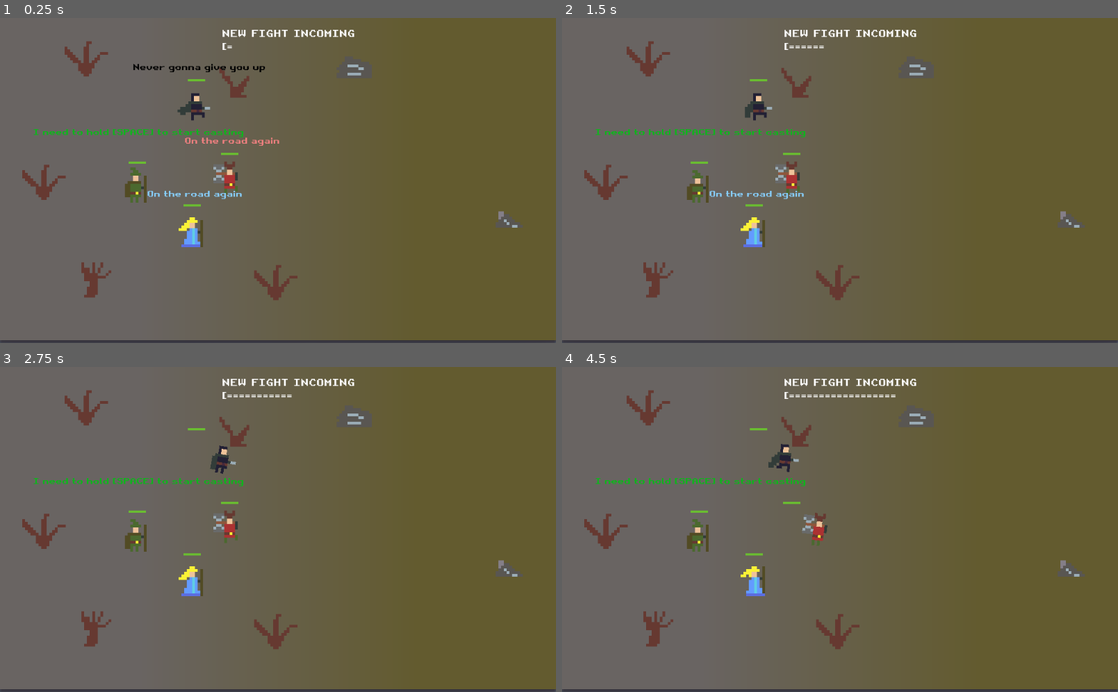
Above: before the commit, frames 1-4 (two rows, left to right).
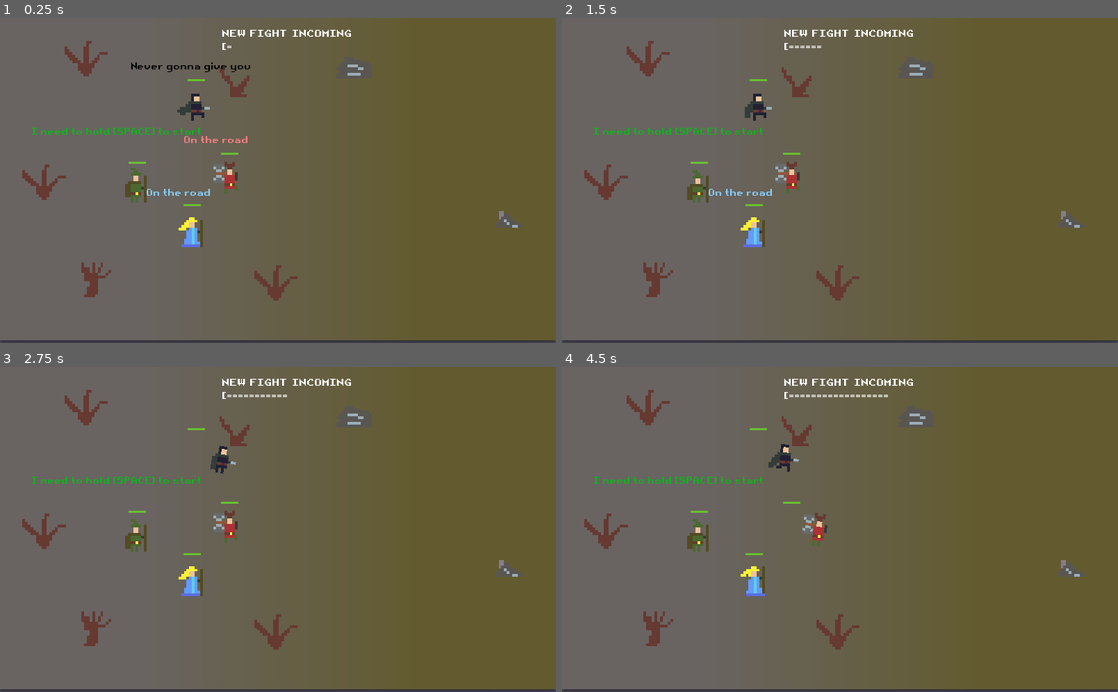
Above: after the commit, the same moments.

Repository: Mastoast/-LDJam49
Game: Godot game, scene res://Scenes/Desktop.tscn
Same seed, same stepped clock (60 frames per second), same inputs: the game is played once before the commit and once after it.
Inputs:
- Up to frame 1 (0.25 s): no input
- Up to frame 2 (1.5 s): tap Enter at 0.5 s; hold Ctrl 0.53-1.28 s; tap H at 0.8, 1.35 s
- Up to frame 3 (2.75 s): tap Ctrl at 1.55 s; hold Ctrl from 2.03 s (still down); tap H at 2.3 s
- Up to frame 4 (4.5 s): release Ctrl at 2.78 s; tap H at 2.85 s; tap Ctrl at 3.05 s; hold H 3.53-4.28 s; tap Backspace at 3.6 s; tap Enter at 4.35 s

The runs differ from the first frame. In frame 1, 1.5% of the frame differs, in the area x 5-95%, y 3-87%; in frame 2, 1.1%; in frame 3, 1.0%; in frame 4, 1.1%.

Commit message:
a better game

Diff:
--- a/Scenes/Desktop.tscn
+++ b/Scenes/Desktop.tscn
@@ -22,7 +22,7 @@
 func _ready():
 	$desktop/WindowDialog.popup_centered()
 	$desktop/WindowDialog.get_close_button().hide()
-	$UpdateOSWindow.get_close_button().hide()
+	$Sprite/UpdateOSWindow.get_close_button().hide()
 	Global.spell_count = 0
 	Global.player_alive = 4
 	Global.is_connected = true
@@ -53,9 +53,10 @@
 	$desktop/WindowDialog/MMO.visible = Global.is_connected
 	$desktop/WindowDialog/DisconnectedScreen.visible = !Global.is_connected
 
-	if $UpdateOSWindow.visible and Input.is_key_pressed(KEY_CONTROL) and Input.is_key_pressed(KEY_H):
-		$UpdateOSWindow.visible = false
-		$AnimationPlayer.play_backwards(\"Zoom\")
+	if $Sprite/UpdateOSWindow.visible and Input.is_key_pressed(KEY_CONTROL) and Input.is_key_pressed(KEY_H):
+		$Sprite/UpdateOSWindow.visible = false
+		if Global.is_connected:
+			$AnimationPlayer.play_backwards(\"Zoom\")
 
 	 # Print text in box
 	if $ColorRect/ColorRect2/RichTextLabel.visible_characters < $ColorRect/ColorRect2/RichTextLabel.text.length():
@@ -82,9 +83,9 @@
 
 
 func _on_EventTimer_timeout():
-	if !$UpdateOSWindow.visible:
+	if !$Sprite/UpdateOSWindow.visible:
 		$AnimationPlayer.play(\"Zoom\")
-		$UpdateOSWindow.visible = true
+		$Sprite/UpdateOSWindow.visible = true
 		$EventTimer.start(rand_range(18.0, 20))
 "
 
@@ -293,7 +294,10 @@
 scale = Vector2( 2, 2 )
 texture = ExtResource( 4 )
 
-[node name="UpdateOSWindow" type="WindowDialog" parent="."]
+[node name="Sprite" type="CanvasLayer" parent="."]
+follow_viewport_enable = true
+
+[node name="UpdateOSWindow" type="WindowDialog" parent="Sprite"]
 visible = true
 margin_left = 314.0
 margin_top = 231.0
@@ -304,7 +308,7 @@
 "_edit_use_anchors_": false
 }
 
-[node name="RichTextLabel" type="RichTextLabel" parent="UpdateOSWindow"]
+[node name="RichTextLabel" type="RichTextLabel" parent="Sprite/UpdateOSWindow"]
 anchor_right = 1.0
 anchor_bottom = 1.0
 margin_left = 32.0
@@ -317,14 +321,14 @@
 "_edit_use_anchors_": false
 }
 
-[node name="Button" type="Button" parent="UpdateOSWindow"]
+[node name="Button" type="Button" parent="Sprite/UpdateOSWindow"]
 margin_left = 126.714
 margin_top = 226.633
 margin_right = 208.714
 margin_bottom = 262.633
 text = "Yes"
 
-[node name="Button2" type="Button" parent="UpdateOSWindow"]
+[node name="Button2" type="Button" parent="Sprite/UpdateOSWindow"]
 margin_left = 350.084
 margin_top = 228.878
 margin_right = 432.084
--- /dev/null
+++ b/Scenes/Node2D.tscn
@@ -0,0 +1,91 @@
+[gd_scene load_steps=8 format=2]
+
+[ext_resource path="res://Objects/healer.tscn" type="PackedScene" id=1]
+[ext_resource path="res://Objects/rogue.tscn" type="PackedScene" id=2]
+[ext_resource path="res://Objects/mage.tscn" type="PackedScene" id=3]
+[ext_resource path="res://Objects/warrior.tscn" type="PackedScene" id=4]
+[ext_resource path="res://Sprites/environement.png" type="Texture" id=5]
+
+[sub_resource type="Gradient" id=1]
+colors = PoolColorArray( 0.0393066, 0.359375, 0.0668125, 1, 0.308594, 0.254349, 0.254349, 1 )
+
+[sub_resource type="GradientTexture" id=2]
+gradient = SubResource( 1 )
+
+[node name="Node2D" type="Node2D"]
+
+[node name="warrior" parent="." instance=ExtResource( 4 )]
+position = Vector2( 243.78, 184.862 )
+
+[node name="rogue" parent="." instance=ExtResource( 2 )]
+position = Vector2( 262.052, 338.409 )
+scale = Vector2( -1, 1 )
+
+[node name="mage" parent="." instance=ExtResource( 3 )]
+position = Vector2( 327.364, 278.75 )
+scale = Vector2( -1, 1 )
+
+[node name="healer" parent="." instance=ExtResource( 1 )]
+position = Vector2( 172.492, 275.403 )
+
+[node name="environement" type="Sprite" parent="."]
+position = Vector2( 131.213, 486.757 )
+scale = Vector2( 5, 5 )
+texture = ExtResource( 5 )
+region_enabled = true
+region_rect = Rect2( 0, 0, 16, 16 )
+
+[node name="environement2" type="Sprite" parent="."]
+position = Vector2( 604.944, 441.4 )
+scale = Vector2( 5, 5 )
+texture = ExtResource( 5 )
+region_enabled = true
+region_rect = Rect2( 0, 0, 16, 16 )
+
+[node name="environement3" type="Sprite" parent="."]
+position = Vector2( 352.959, 126.42 )
+scale = Vector2( 5, 5 )
+texture = ExtResource( 5 )
+region_enabled = true
+region_rect = Rect2( 0, 0, 16, 16 )
+
+[node name="environement4" type="Sprite" parent="."]
+position = Vector2( 106.015, 159.178 )
+scale = Vector2( 5, 5 )
+texture = ExtResource( 5 )
+region_enabled = true
+region_rect = Rect2( 0, 0, 16, 16 )
+
+[node name="environement5" type="Sprite" parent="."]
+position = Vector2( 75.7769, 373.364 )
+scale = Vector2( 5, 5 )
+texture = ExtResource( 5 )
+region_enabled = true
+region_rect = Rect2( 0, 0, 16, 16 )
+
+[node name="environement6" type="Sprite" parent="."]
+position = Vector2( 74.5169, 282.65 )
+scale = Vector2( 5, 5 )
+texture = ExtResource( 5 )
+region_enabled = true
+region_rect = Rect2( 0, 0, 16, 16 )
+
+[node name="environement7" type="Sprite" parent="."]
+position = Vector2( 155.152, 383.444 )
+scale = Vector2( 5, 5 )
+texture = ExtResource( 5 )
+region_enabled = true
+region_rect = Rect2( 0, 0, 16, 16 )
+
+[node name="environement8" type="Sprite" parent="."]
+position = Vector2( 441.154, 198.236 )
+scale = Vector2( 5, 5 )
+texture = ExtResource( 5 )
+region_enabled = true
+region_rect = Rect2( 0, 0, 16, 16 )
+
+[node name="Sprite" type="Sprite" parent="."]
+position = Vector2( 432.773, 351.702 )
+scale = Vector2( 0.457156, 882.294 )
+z_index = -15
+texture = SubResource( 2 )
--- a/Scenes/Spatial.tscn
+++ /dev/null
@@ -1,83 +0,0 @@
-[gd_scene load_steps=10 format=2]
-
-[ext_resource path="res://Scenes/MMO.tscn" type="PackedScene" id=1]
-[ext_resource path="res://Sprites/desk_texture.png" type="Texture" id=2]
-
-[sub_resource type="GDScript" id=1]
-script/source = "extends Spatial
-
-
-# Declare member variables here. Examples:
-# var a = 2
-# var b = \"text\"
-
-
-# Called when the node enters the scene tree for the first time.
-func _ready():
-	$Viewport.set_clear_mode(Viewport.CLEAR_MODE_ONLY_NEXT_FRAME)
-
-	yield(get_tree(), \"idle_frame\")
-	yield(get_tree(), \"idle_frame\")
-
-	$ViewportMesh.material_override.albedo_texture = $Viewport.get_texture()
-
-# Called every frame. 'delta' is the elapsed time since the previous frame.
-#func _process(delta):
-#	pass
-"
-
-[sub_resource type="SpatialMaterial" id=2]
-albedo_texture = ExtResource( 2 )
-
-[sub_resource type="SpatialMaterial" id=3]
-albedo_color = Color( 0.0509804, 0.0235294, 0.0235294, 1 )
-
-[sub_resource type="SpatialMaterial" id=4]
-
-[sub_resource type="PlaneMesh" id=5]
-
-[sub_resource type="SpatialMaterial" id=6]
-albedo_color = Color( 0, 0, 0, 1 )
-
-[sub_resource type="SpatialMaterial" id=7]
-albedo_texture = ExtResource( 2 )
-metallic = 0.72
-
-[node name="Spatial" type="Spatial"]
-script = SubResource( 1 )
-
-[node name="Camera" type="Camera" parent="."]
-transform = Transform( 1, 0, 0, 0, 1, 0, 0, 0, 1, 0, 1.19382, 1.09152 )
-
-[node name="desk" type="CSGBox" parent="."]
-transform = Transform( 3.36144, 0, 0, 0, 0.114225, 0, 0, 0, 1.83863, 0, 0, -1.31289 )
-material_override = SubResource( 2 )
-
-[node name="screen" type="CSGBox" parent="."]
-transform = Transform( 1.28797, 0, 0, 0, 1.16275, 0, 0, 0, 0.0141691, -0.0166273, 1.60826, -1.23364 )
-material = SubResource( 3 )
-
-[node name="ViewportMesh" type="MeshInstance" parent="."]
-transform = Transform( 1.07241, 0, 0, 0, -4.37114e-08, -1, 0, 1, -4.37114e-08, -0.0244942, 1.59783, -1.11037 )
-material_override = SubResource( 4 )
-mesh = SubResource( 5 )
-material/0 = null
-
-[node name="Viewport" type="Viewport" parent="."]
-size = Vector2( 1024, 600 )
-render_target_v_flip = true
-
-[node name="MMO" parent="Viewport" instance=ExtResource( 1 )]
-
-[node name="SpotLight" type="SpotLight" parent="."]
-transform = Transform( 1, 0, 0, 0, -0.13805, 0.990425, 0, -0.990425, -0.13805, -3.79756, 14.0865, 3.63303 )
-spot_range = 4.89752
-spot_angle = 44.1404
-
-[node name="CSGBox" type="CSGBox" parent="."]
-transform = Transform( 0.505545, 0, 0, 0, 0.299199, 0, 0, 0, 0.326589, 0, 0.189046, -1.31906 )
-material_override = SubResource( 6 )
-
-[node name="CSGBox2" type="CSGBox" parent="."]
-transform = Transform( 17.7977, 0, 0, 0, 16.8141, 0, 0, 0, 1, 0, 0, -6.24739 )
-material_override = SubResource( 7 )
--- a/Scripts/hero.gd
+++ b/Scripts/hero.gd
@@ -30,7 +30,6 @@
 	$ShaderAnimationPlayer.play("hit")
 	if randi()%100 < 15:
 		var text = hit_texts[randi()%hit_texts.size()]
-		print_debug(text)
 		speak(text)
 
 func heal(damage):
--- a/project.godot
+++ b/project.godot
@@ -18,6 +18,11 @@
 
 Global="*res://Scripts/global.gd"
 
+[display]
+
+window/stretch/mode="2d"
+window/stretch/aspect="keep"
+
 [physics]
 
 common/enable_pause_aware_picking=true
Not shown, changed: .gitignore
